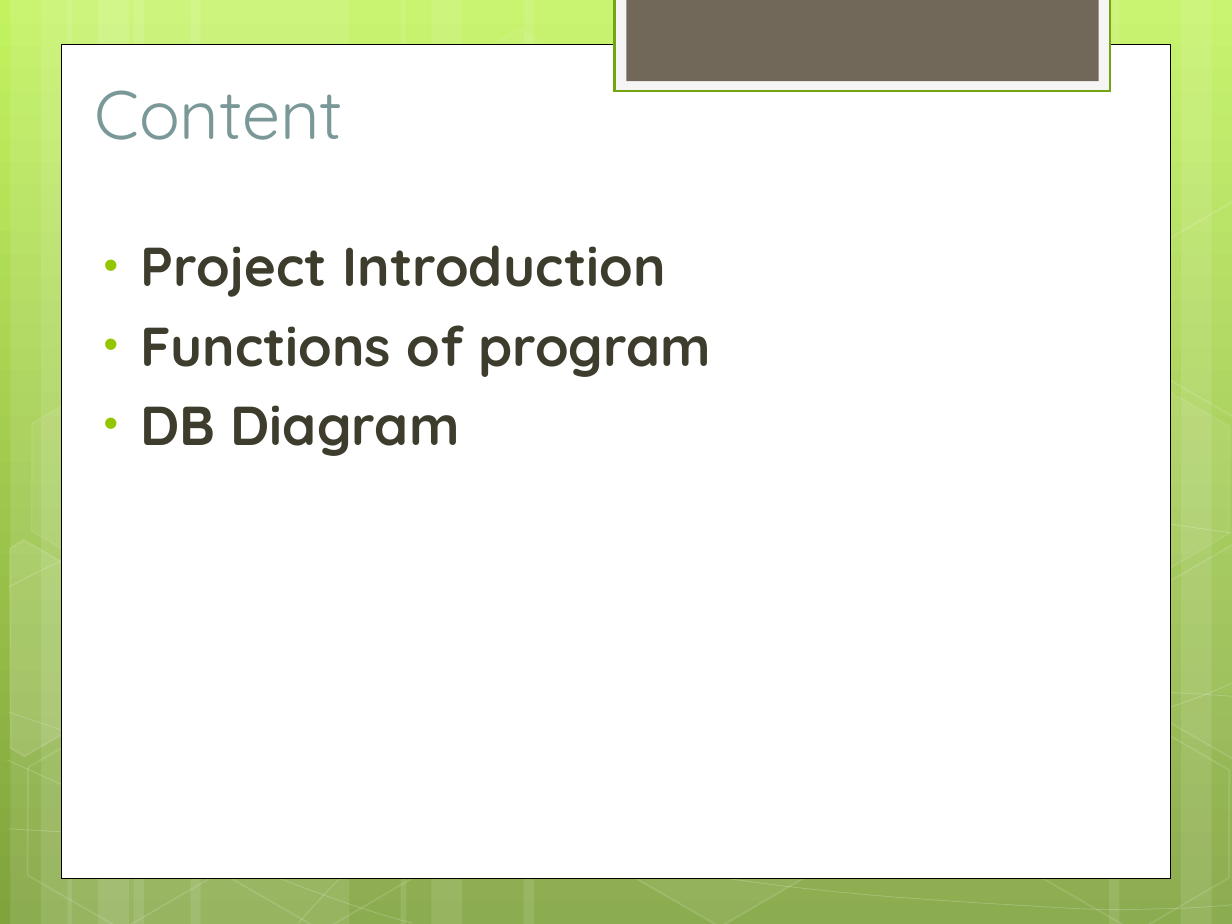
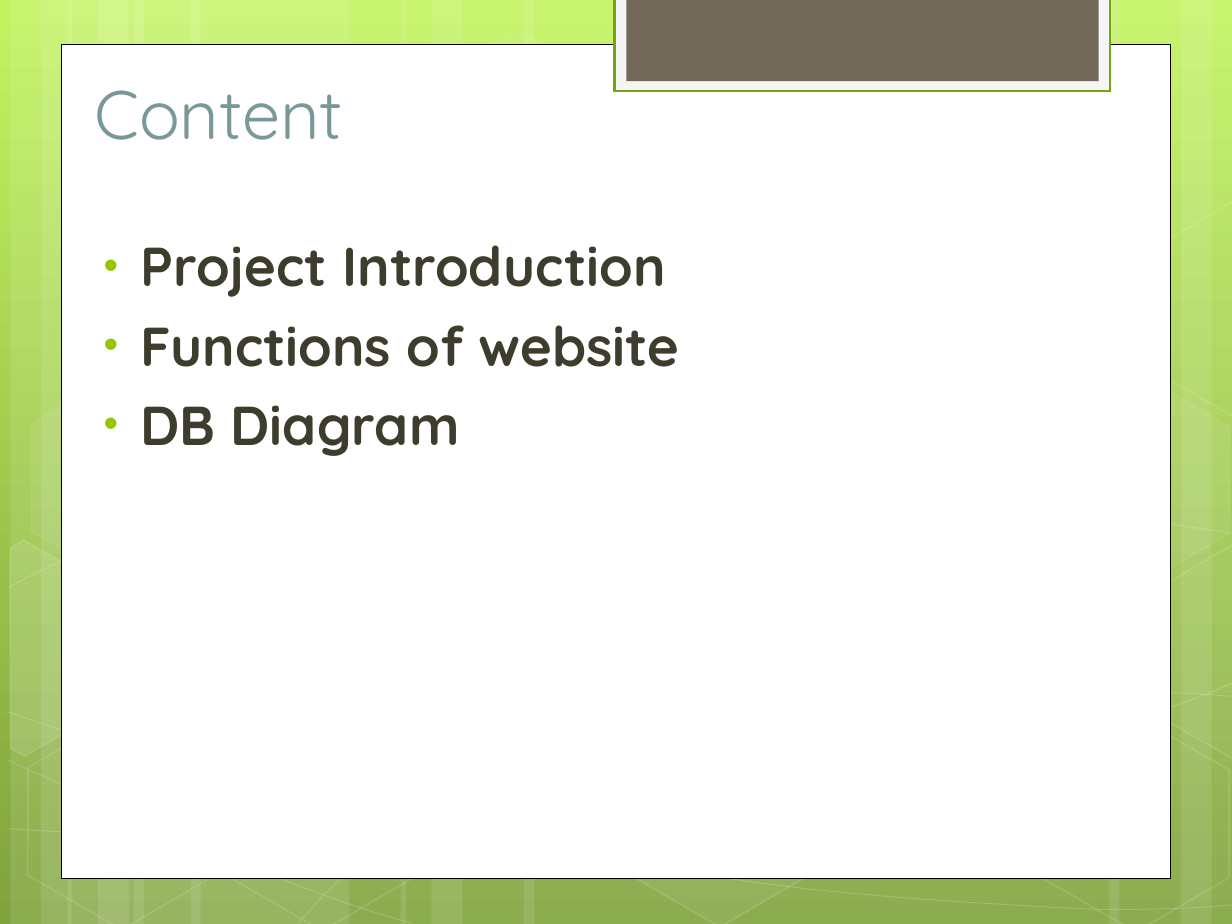
Before and after one commit to itvn001/fat1-c1007i-s4-g2, a slide deck: slide 3 of Document/OnlineShopDVDS.ppt. Drawn at 1232x924 pixels with LibreOffice and Linux fonts; fonts in the diff are those of the drawing. Boxes give left, top, right and bottom in pixels: in the first picture for what was removed or moved away, otherwise in the second. Text is boxed around its words. In the diff, an @@ line names an element or a change of style, - is before the commit and + after.

```diff
--- a/Document/OnlineShopDVDS.ppt
+++ b/Document/OnlineShopDVDS.ppt
@@ text at [140,325,679,367]: text changed @@
-• Functions of program
+• Functions of website
```
